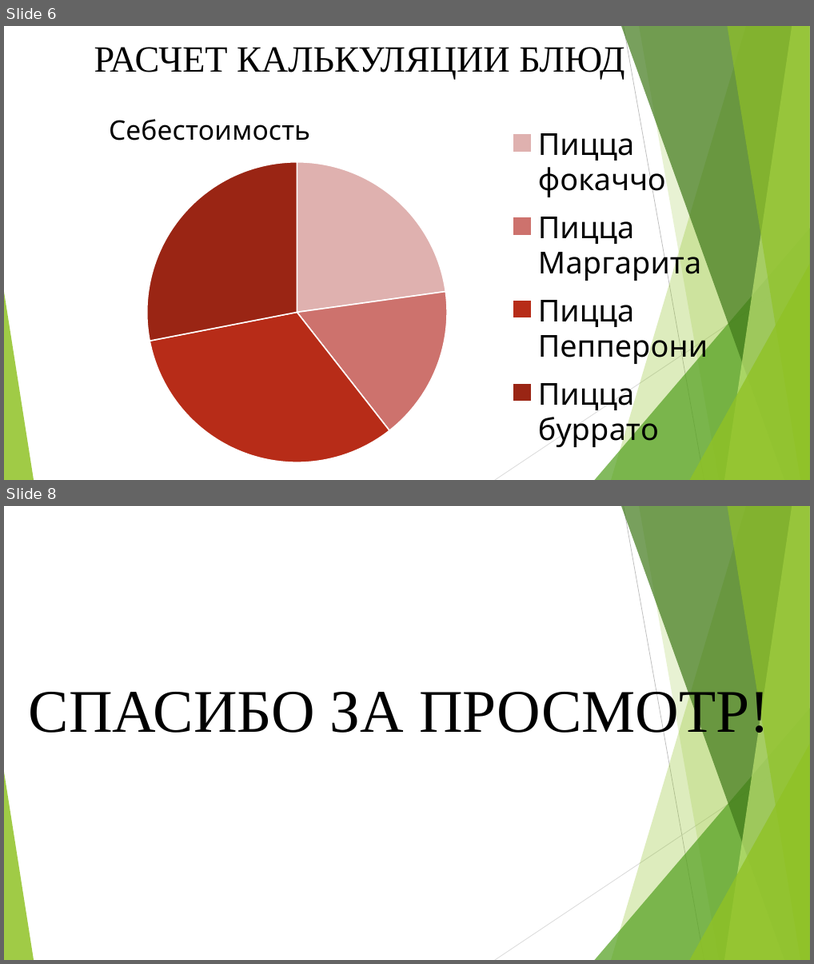
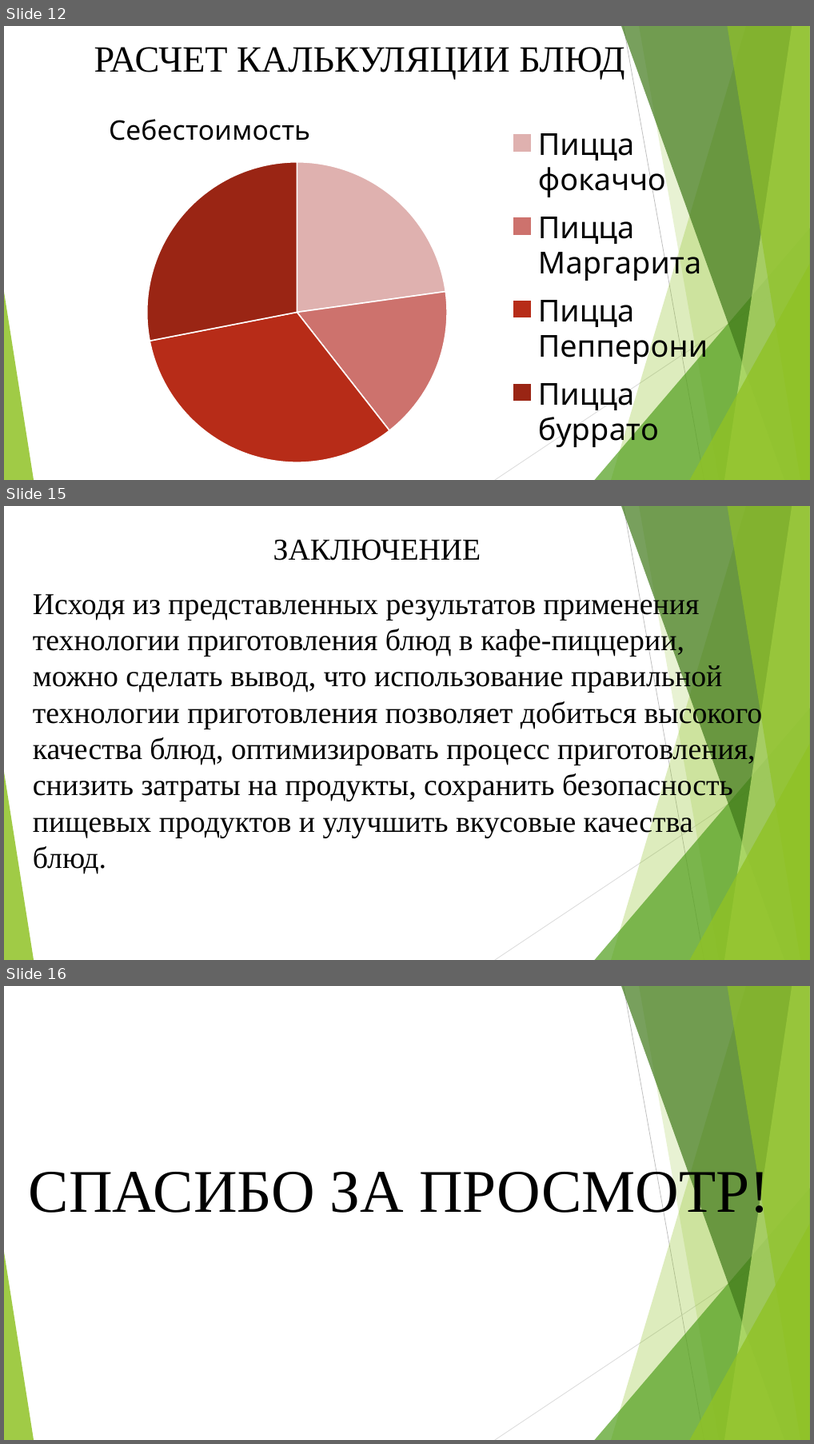
Before and after one commit to David2261/Scheme_Automation, a slide deck: 2023/Диплом/Алина/Презентация.pptx. Shown one above the other, each under a label of ours: slides 6 and 8 before the commit, slides 12, 15 and 16 after it; the slides between them are not shown. The pictures are 814x964 and 814x1444 pixels, drawn with LibreOffice and Linux fonts; fonts in the diff are those of the drawing. Boxes give left, top, right and bottom in pixels: in the first picture for what was removed or moved away, otherwise in the second. Text is boxed around its words. In the diff, an @@ line names an element or a change of style, - is before the commit and + after.

```diff
--- a/2023/Диплом/Алина/Презентация.pptx
+++ b/2023/Диплом/Алина/Презентация.pptx
@@ slide 15 added at box(4, 506, 810, 960), background #FFFFFF; not listed: 10 template elements that a slide beside it also shows @@
@@ title added at box(274, 540, 482, 560), 36 pt, text #000000 @@
+ЗАКЛЮЧЕНИЕ
@@ text added at box(33, 591, 763, 874), 36 pt, text #000000 @@
+Исходя из представленных результатов применения технологии приготовления блюд в кафе-пиццерии, можно сделать вывод, что использование правильной технологии приготовления позволяет добиться высокого качества блюд, оптимизировать процесс приготовления, снизить затраты на продукты, сохранить безопасность пищевых продуктов и улучшить вкусовые качества блюд.
@@ what was slide 6 is now slide 12 @@
@@ what was slide 8 is now slide 16 @@
```
Also in this commit, not shown: 5 slides changed, 8 other slides added, 1 slide removed, 1 other file.
